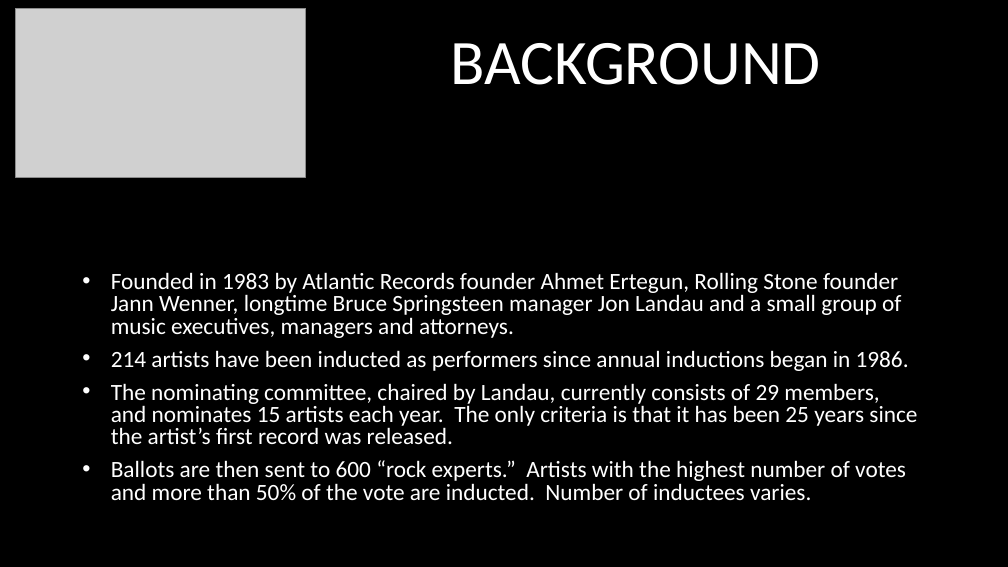
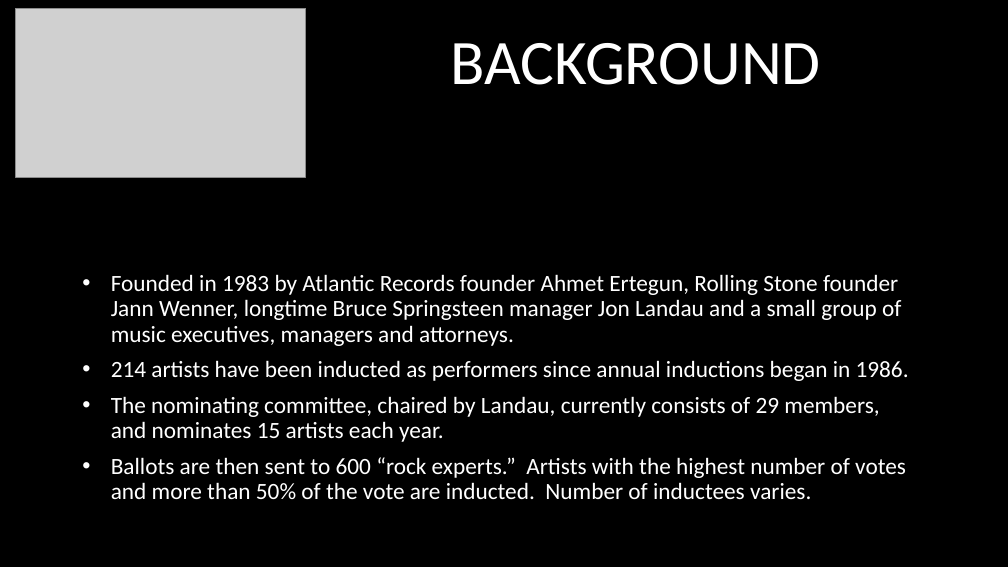
Before and after one commit to mborenstein128/Rock_Hall, a slide deck: slide 3 of RockHall.pptx (slide 2 before the commit). Drawn at 1008x567 pixels with LibreOffice and Linux fonts; fonts in the diff are those of the drawing; grey boxes stand for pictures. Boxes give left, top, right and bottom in pixels: in the first picture for what was removed or moved away, otherwise in the second. Text is boxed around its words. In the diff, an @@ line names an element or a change of style, - is before the commit and + after.

Commit message:
ppt update

```diff
--- a/RockHall.pptx
+++ b/RockHall.pptx
@@ subtitle at <box>111,274,909,499</box>: line spacing 0.8 to 0.9 @@
@@ subtitle at <box>111,396,879,442</box>: text changed @@
-• The nominating committee, chaired by Landau, currently consists of 29 members, and nominates 15 artists each year. The only criteria is that it has been 25 years since the artist’s first record was released.
+• The nominating committee, chaired by Landau, currently consists of 29 members, and nominates 15 artists each year.
```
Also in this commit, not shown: 6 slides added.
